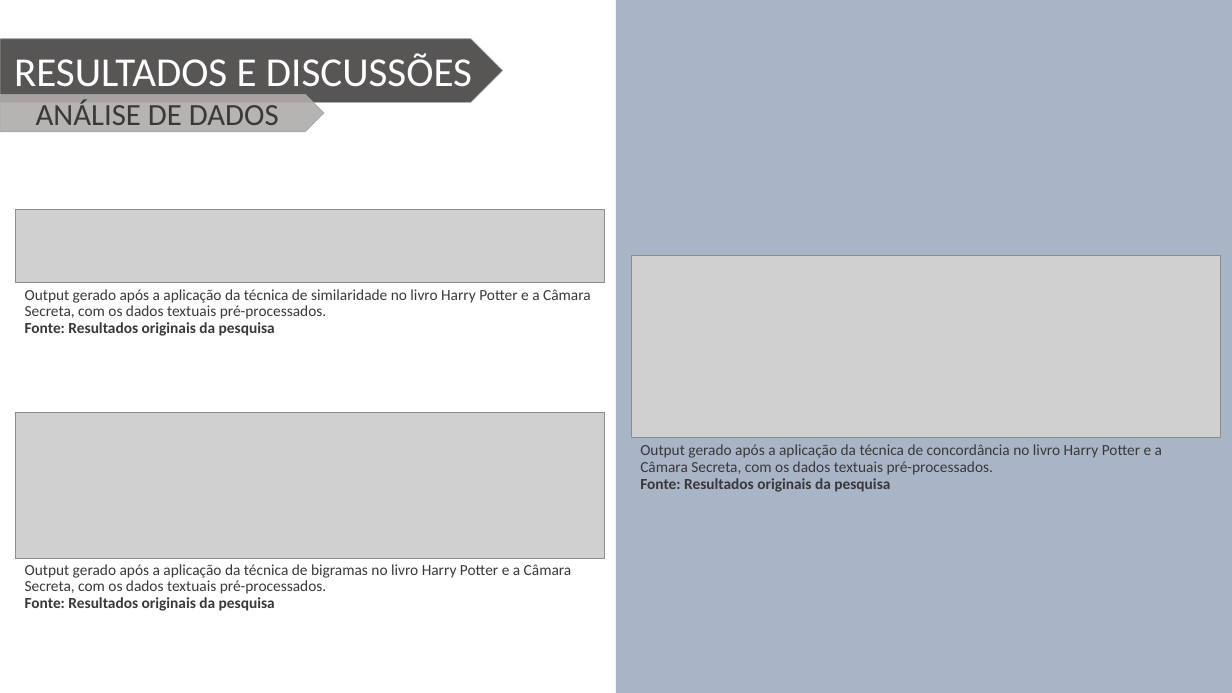
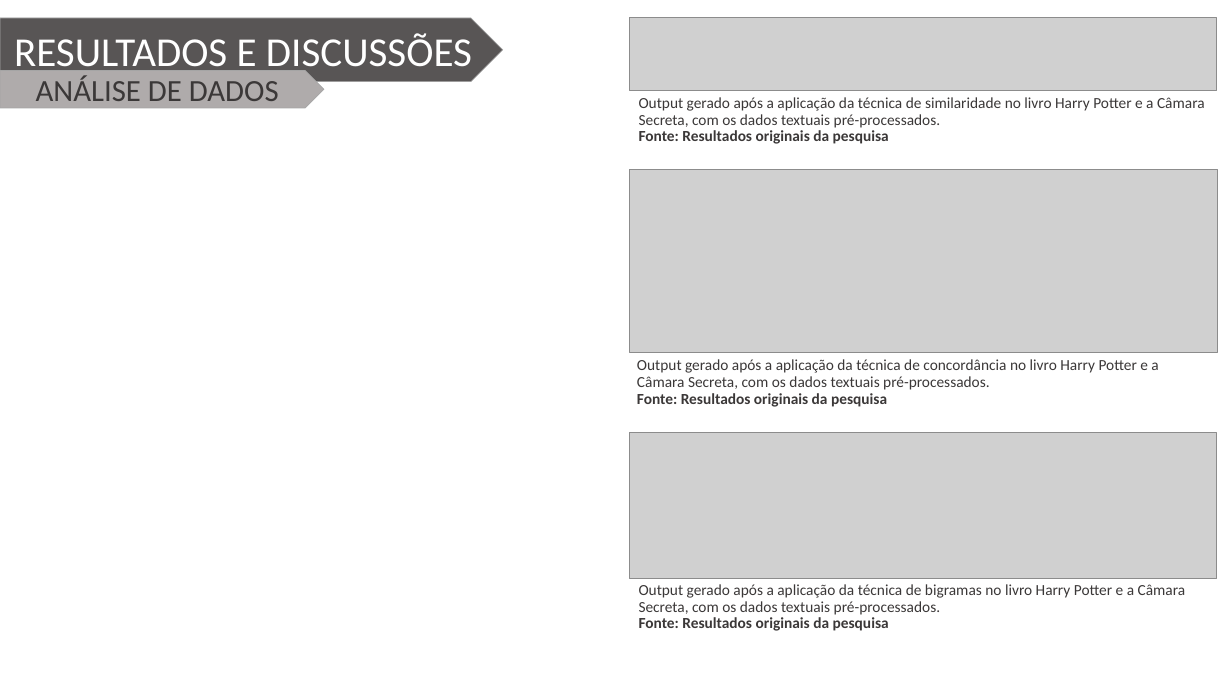
Before and after one commit to Wiryco/Natural-Language-Analysis-And-Processing, a slide deck: slide 10 of Apresentação/Apresentação TCC - Vinícius Andrade Lopes.pptx. Drawn at 1232x693 pixels with LibreOffice and Linux fonts; fonts in the diff are those of the drawing; grey boxes stand for pictures; background and template pictures are left out. Boxes give left, top, right and bottom in pixels: in the first picture for what was removed or moved away, otherwise in the second. Text is boxed around its words. In the diff, an @@ line names an element or a change of style, - is before the commit and + after.

```diff
--- a/Apresentação/Apresentação TCC - Vinícius Andrade Lopes.pptx
+++ b/Apresentação/Apresentação TCC - Vinícius Andrade Lopes.pptx
@@ pentagon arrow "RESULTADOS E DISCUSSÕES": place and size @@
-pentagon arrow "RESULTADOS E DISCUSSÕES" at <box>0,39,503,103</box>
+pentagon arrow "RESULTADOS E DISCUSSÕES" at <box>0,18,503,81</box>
@@ rectangle removed at <box>616,0,1232,693</box> @@
@@ picture: place and size @@
-picture at <box>16,210,604,283</box>
+picture at <box>629,18,1217,91</box>
@@ pentagon arrow "ANÁLISE DE DADOS": place and size @@
-pentagon arrow "ANÁLISE DE DADOS" at <box>0,94,324,132</box>
+pentagon arrow "ANÁLISE DE DADOS" at <box>0,70,324,108</box>
@@ pentagon arrow "ANÁLISE DE DADOS" at <box>0,70,324,108</box>: fill #AFABAB at 90% opacity to #AFABAB @@
@@ text "Output gerado após a aplicação ...": place and size @@
-text "Output gerado após a aplicação ..." at <box>25,289,591,336</box>
+text "Output gerado após a aplicação ..." at <box>639,97,1205,144</box>
@@ picture: place and size @@
-picture at <box>631,255,1221,438</box>
+picture at <box>629,170,1217,353</box>
@@ text "Output gerado após a aplicação ...": place and size @@
-text "Output gerado após a aplicação ..." at <box>640,444,1162,492</box>
+text "Output gerado após a aplicação ..." at <box>637,359,1158,407</box>
@@ picture: place and size @@
-picture at <box>16,413,604,559</box>
+picture at <box>629,433,1217,579</box>
@@ text "Output gerado após a aplicação ...": place and size @@
-text "Output gerado após a aplicação ..." at <box>25,564,572,611</box>
+text "Output gerado após a aplicação ..." at <box>639,584,1186,631</box>
```
Also in this commit, not shown: 10 other slides changed.
